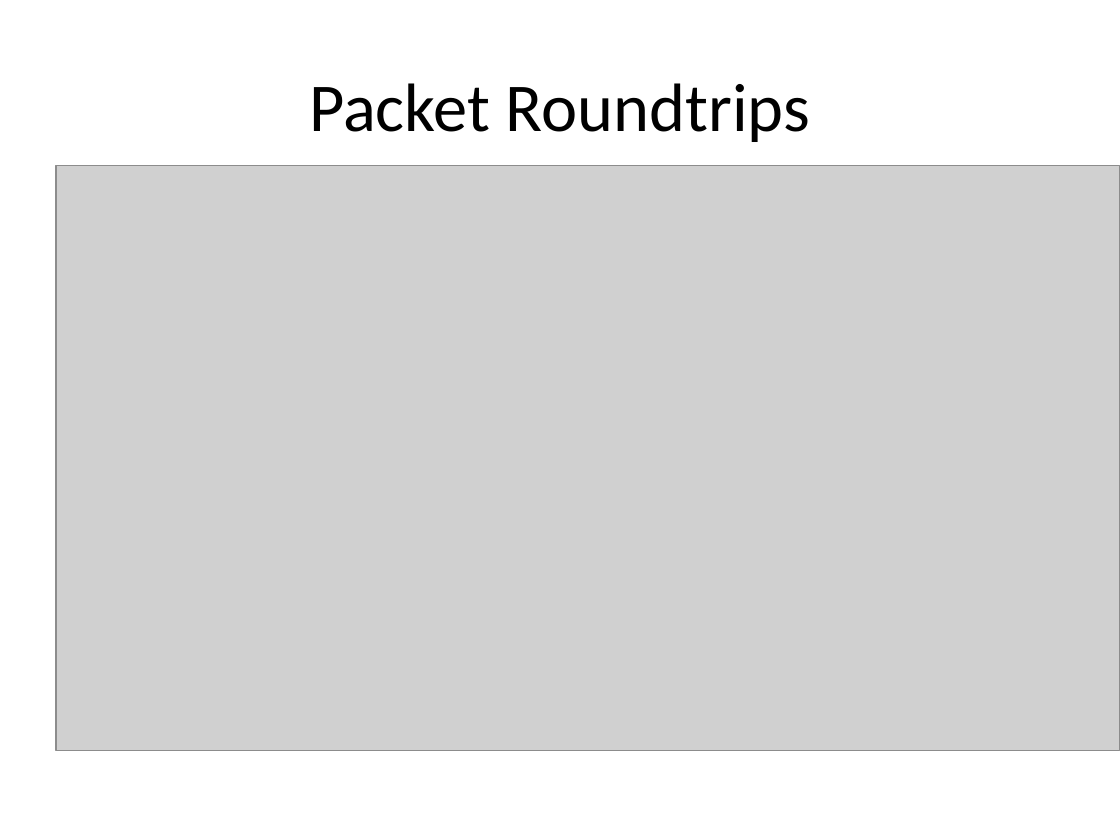
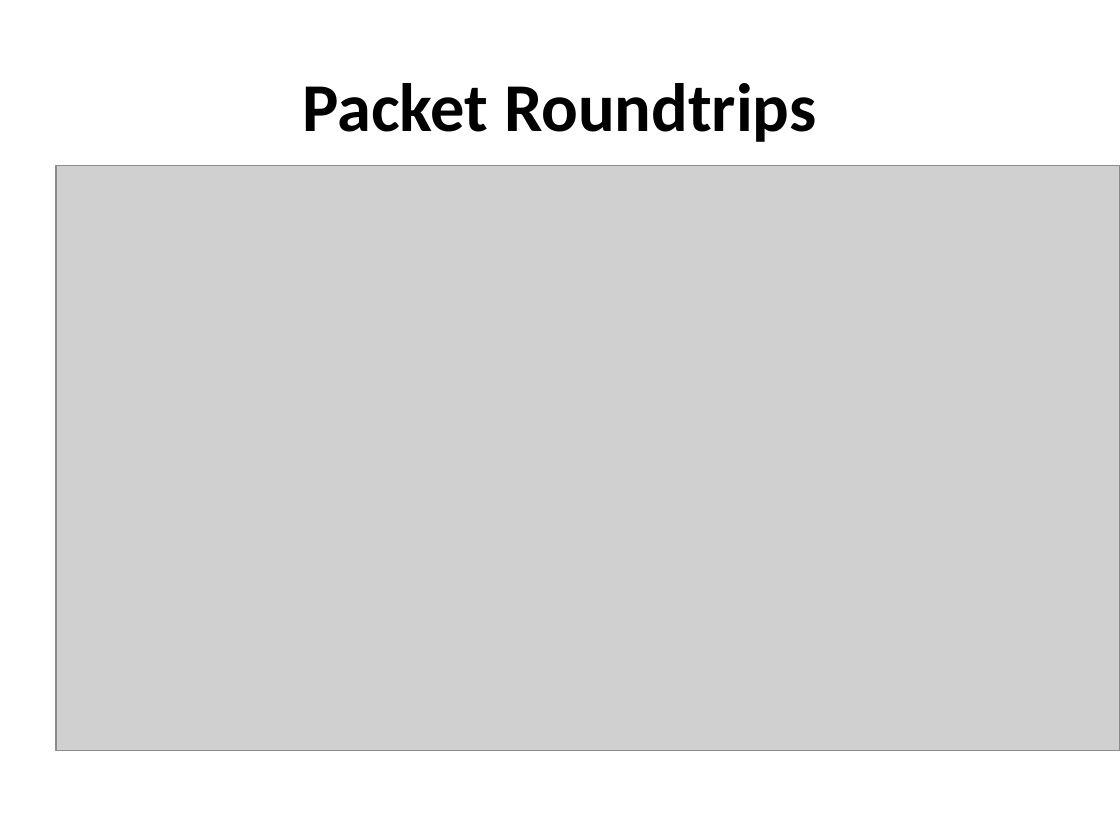
Before and after one commit to madananshul/ActiveRDMA, a slide deck: slide 18 of doc/presentation/presentation.pptx. Drawn at 1120x840 pixels with LibreOffice and Linux fonts; fonts in the diff are those of the drawing; grey boxes stand for pictures. Boxes give left, top, right and bottom in pixels: in the first picture for what was removed or moved away, otherwise in the second. Text is boxed around its words. In the diff, an @@ line names an element or a change of style, - is before the commit and + after.

```diff
--- a/doc/presentation/presentation.pptx
+++ b/doc/presentation/presentation.pptx
@@ title "Packet Roundtrips" at [302, 83, 817, 142]: bold on @@
```
Also in this commit, not shown: 17 other slides changed, 1 other file.
